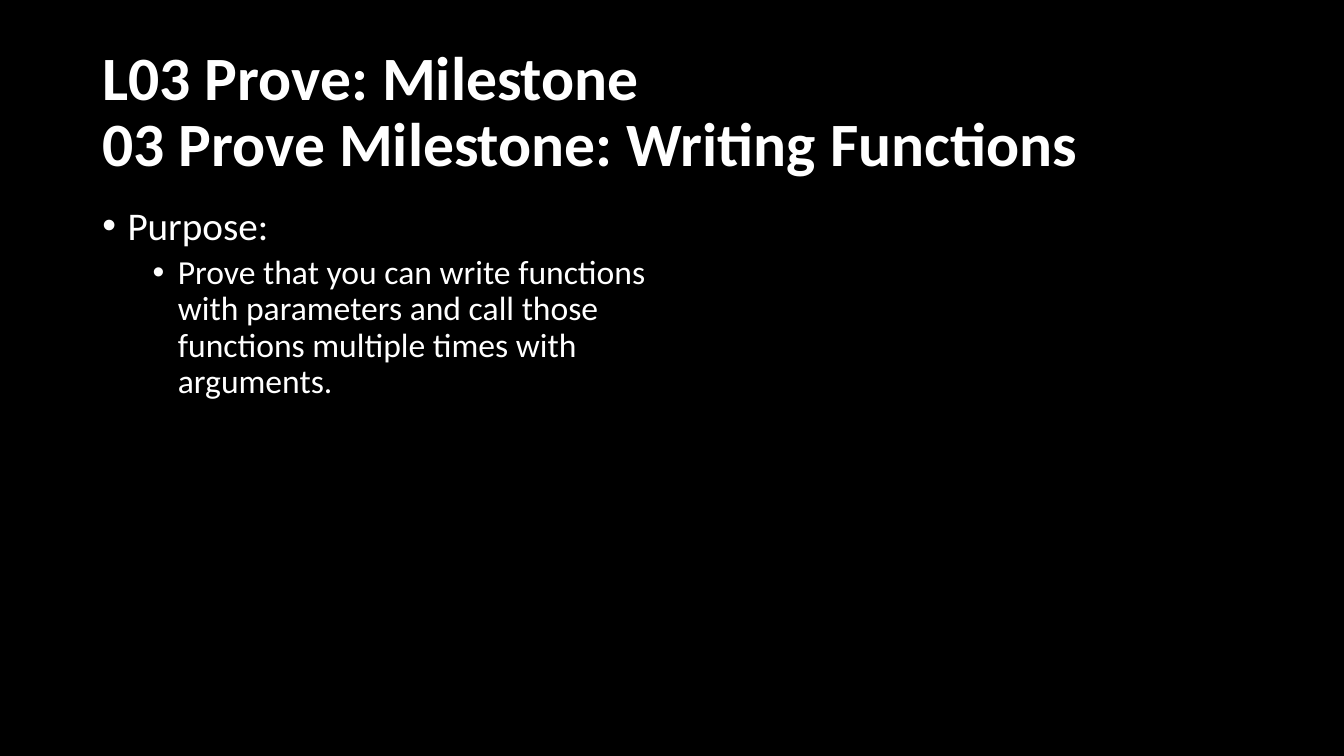
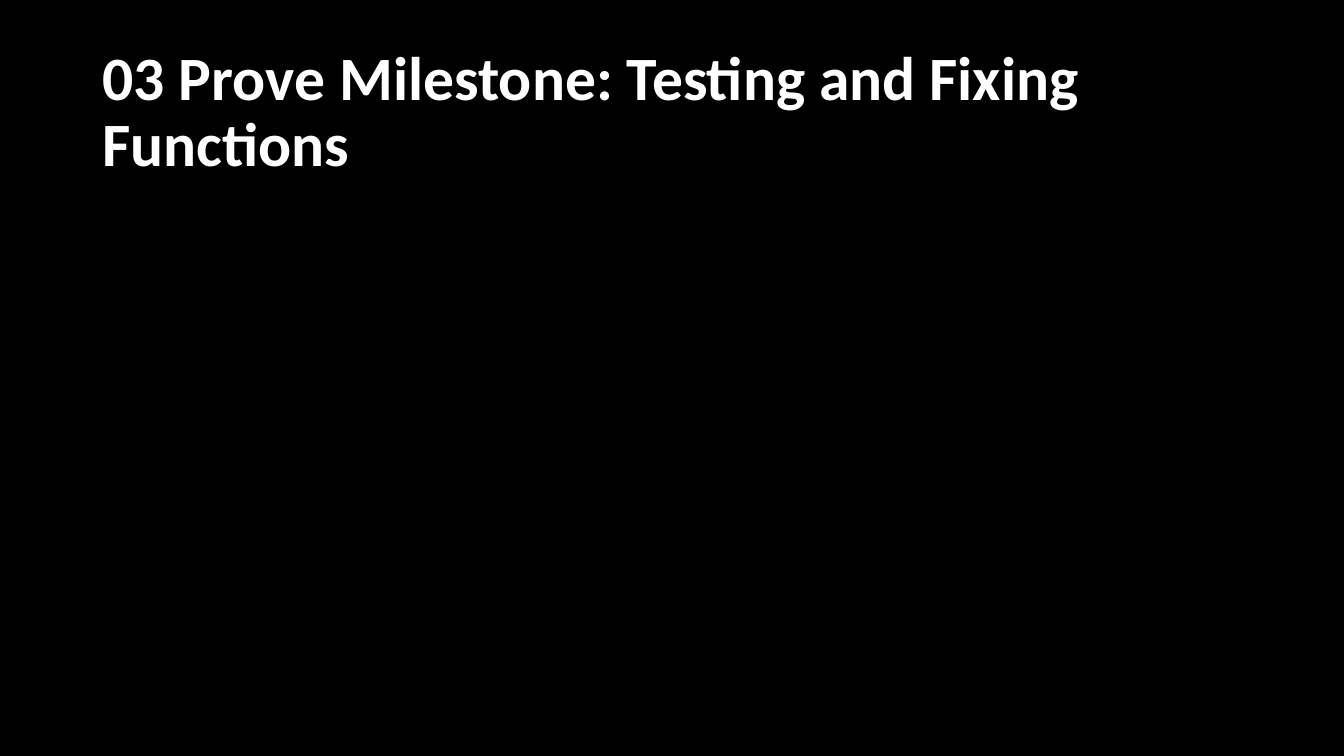
Before and after one commit to BroClements/CSE111ProgwFunctions, a slide deck: slide 42 of CSE111W3_WrittingFunctions.pptx (slide 41 before the commit). Drawn at 1344x756 pixels with LibreOffice and Linux fonts; fonts in the diff are those of the drawing. Boxes give left, top, right and bottom in pixels: in the first picture for what was removed or moved away, otherwise in the second. Text is boxed around its words. In the diff, an @@ line names an element or a change of style, - is before the commit and + after.

```diff
--- a/CSE111W3_WrittingFunctions.pptx
+++ b/CSE111W3_WrittingFunctions.pptx
@@ title at [103, 56, 1078, 167]: text changed @@
-L03 Prove: Milestone
-03 Prove Milestone: Writing Functions
+03 Prove Milestone: Testing and Fixing Functions
@@ text removed at [128, 215, 645, 399] @@
-• Purpose:
-  • Prove that you can write functions with parameters and call those functions multiple times with arguments.
```
Also in this commit, not shown: 2 other slides changed, 13 slides added, 23 slides removed, 2 other files.
